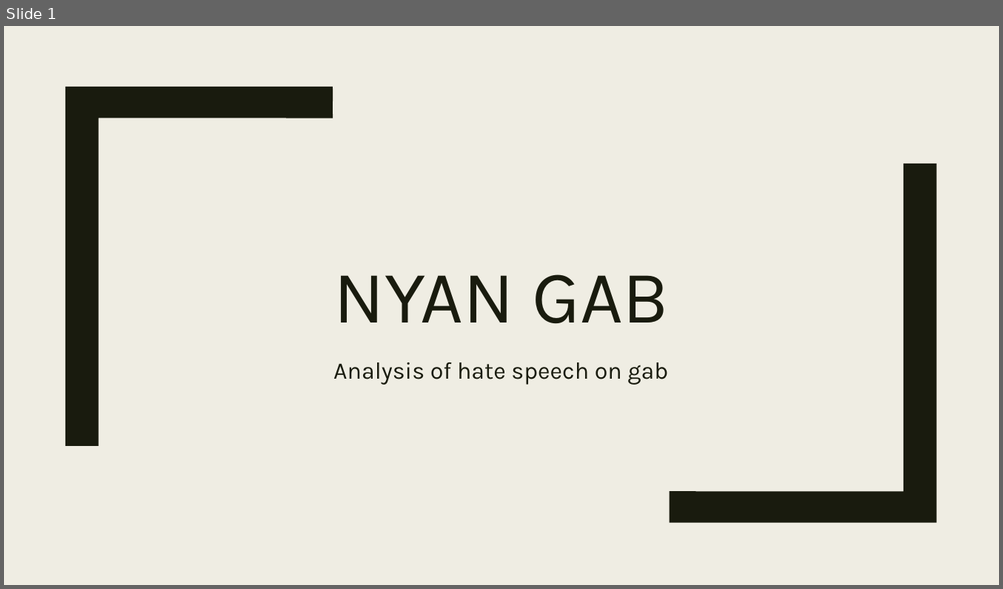
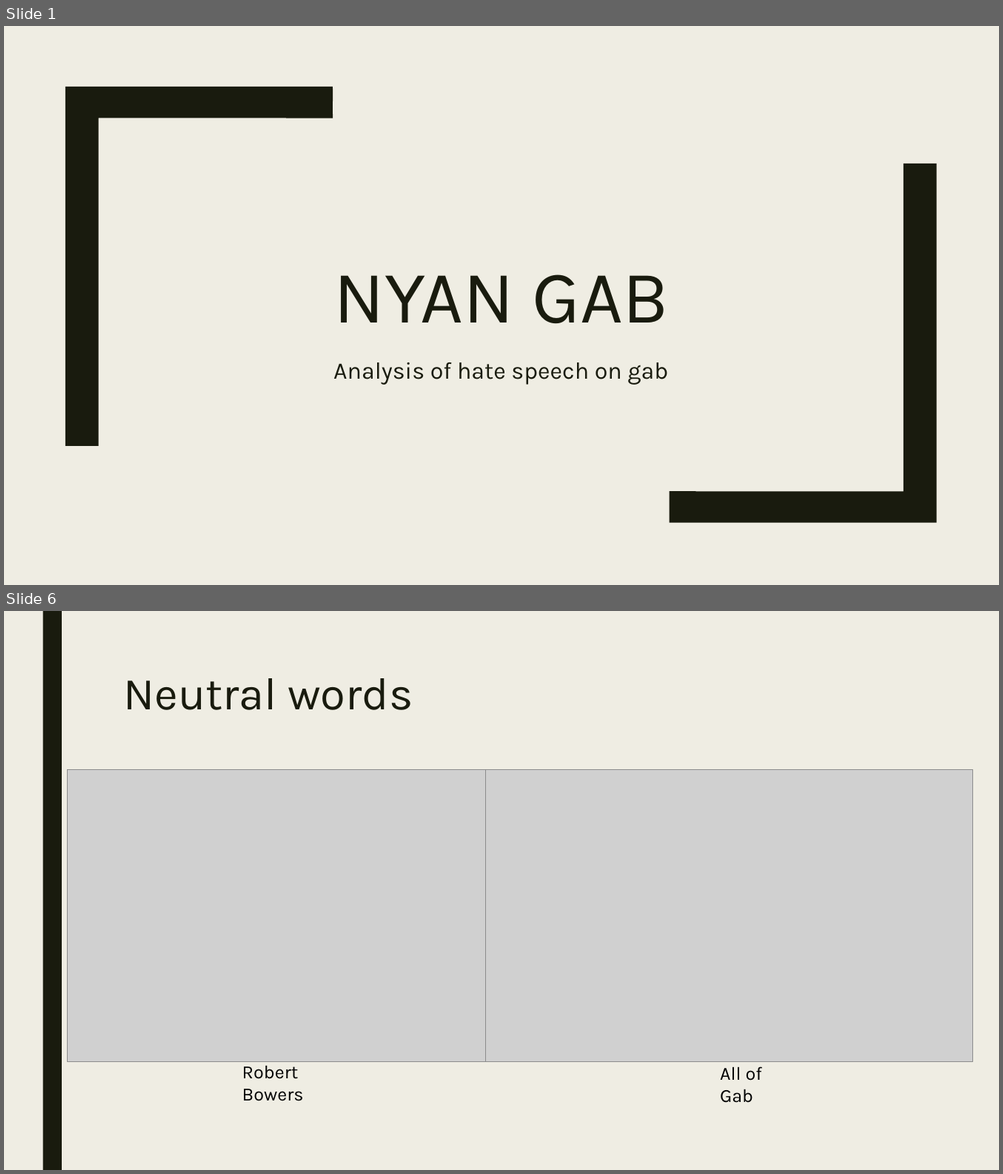
Before and after one commit to dheerajpreddy/GAB-Analysis, a slide deck: documentation/4_project_update.pptx. Shown one above the other, each under a label of ours: slide 1 before the commit, slides 1 and 6 after it; the slides between them are not shown. The pictures are 1003x589 and 1003x1174 pixels, drawn with LibreOffice and Linux fonts; fonts in the diff are those of the drawing; grey boxes stand for pictures. Boxes give left, top, right and bottom in pixels: in the first picture for what was removed or moved away, otherwise in the second. Text is boxed around its words. In the diff, an @@ line names an element or a change of style, - is before the commit and + after.

```diff
--- a/documentation/4_project_update.pptx
+++ b/documentation/4_project_update.pptx
@@ slide 6 added at [4,611,999,1170], background #EFEDE3 @@
@@ rectangle added at [42,611,62,1170], fill #191B0E @@
@@ title added at [123,678,412,710], 44 pt, text #191B0E @@
+Neutral words
@@ picture added at [68,770,555,1062] @@
@@ picture added at [486,770,973,1062] @@
@@ text added at [242,1062,304,1102], 18 pt, text #000000 @@
+Robert Bowers
@@ text added at [720,1067,762,1103], 18 pt, text #000000 @@
+All of Gab
```
Also in this commit, not shown: 1 slide changed, 3 other slides added, 1 slide removed, 2 other files.
